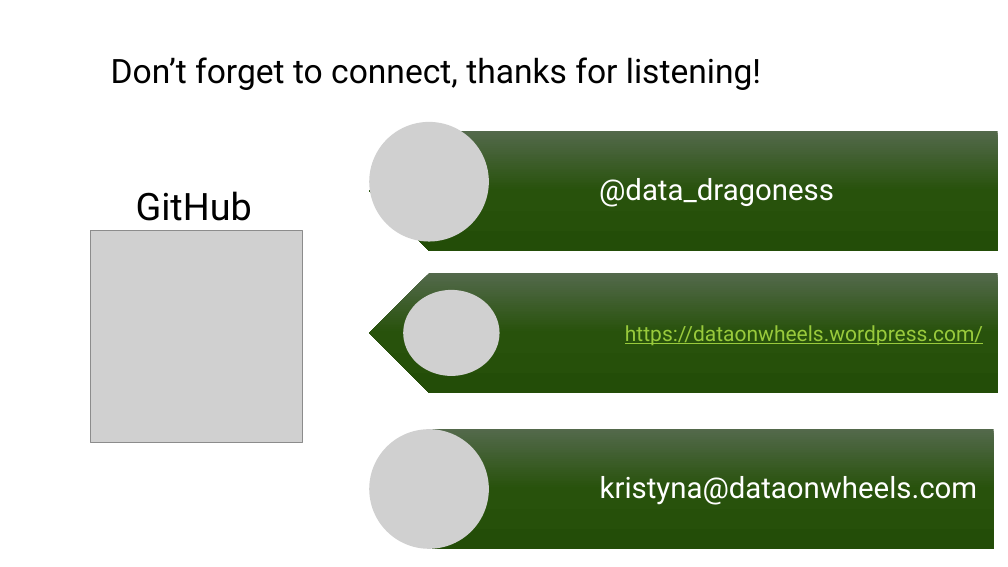
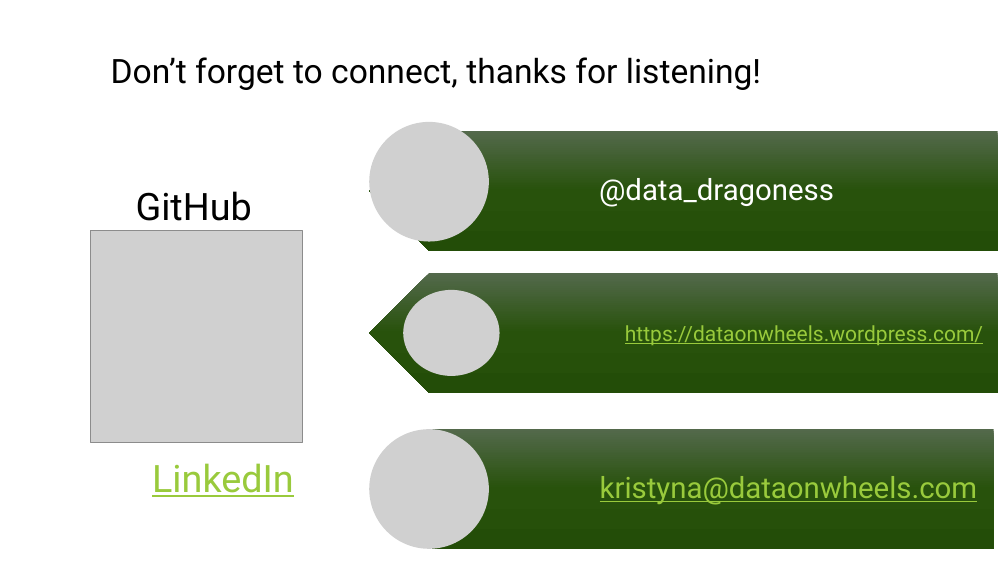
Before and after one commit to Anytsirk12/DataOnWheels, a slide deck: slide 19 of Presentations/Fellowship of the Star Schema/The Fellowship of the Star Schema Transforming OLTP Data for Power BI.pptx (slide 18 before the commit). Drawn at 1008x567 pixels with LibreOffice and Linux fonts; fonts in the diff are those of the drawing; grey boxes stand for pictures. Boxes give left, top, right and bottom in pixels: in the first picture for what was removed or moved away, otherwise in the second. Text is boxed around its words. In the diff, an @@ line names an element or a change of style, - is before the commit and + after.

```diff
--- a/Presentations/Fellowship of the Star Schema/The Fellowship of the Star Schema Transforming OLTP Data for Power BI.pptx
+++ b/Presentations/Fellowship of the Star Schema/The Fellowship of the Star Schema Transforming OLTP Data for Power BI.pptx
@@ text "kristyna@dataonwheels.com" at [600,476,977,505]: text colour #FFFFFF to #99CA3C, underline on @@
@@ text added at [152,463,294,497], 36 pt, text #99CA3C, underline @@
+LinkedIn
```
Also in this commit, not shown: 9 other slides changed, 4 slides added, 3 slides removed, 3 other files.
